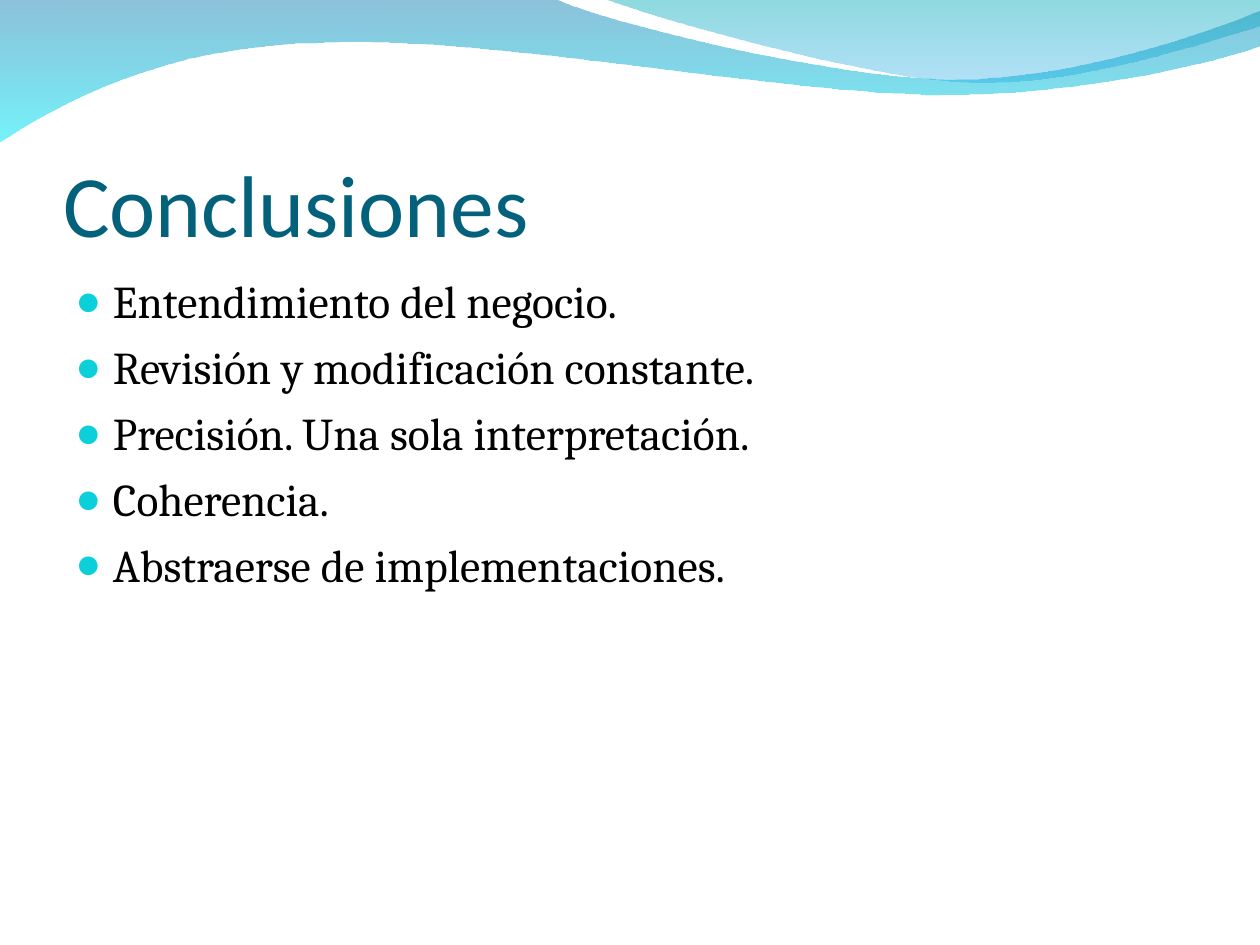
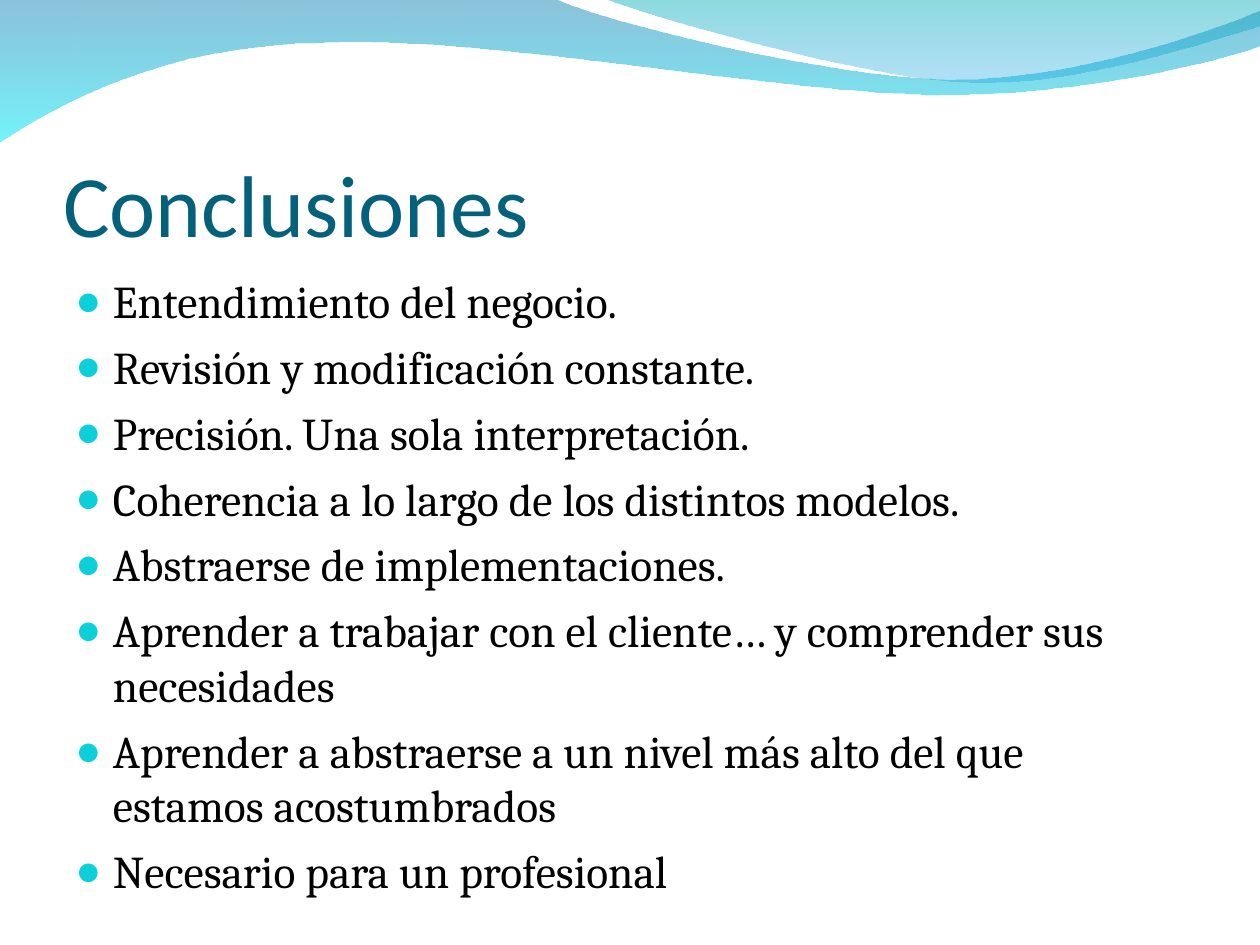
Before and after one commit to Bloodclot24/anainfo, a slide deck: slide 12 of Presentación anainfo.ppt. Drawn at 1260x945 pixels with LibreOffice and Linux fonts; fonts in the diff are those of the drawing; background and template pictures are left out. Boxes give left, top, right and bottom in pixels: in the first picture for what was removed or moved away, otherwise in the second. Text is boxed around its words. In the diff, an @@ line names an element or a change of style, - is before the commit and + after.

```diff
--- a/Presentación anainfo.ppt
+++ b/Presentación anainfo.ppt
@@ text at [113,484,959,526]: text changed @@
-● Coherencia.
+● Coherencia a lo largo de los distintos modelos.
@@ text at [113,615,1104,898]: paragraphs added @@
+● Aprender a trabajar con el cliente… y comprender sus necesidades
+● Aprender a abstraerse a un nivel más alto del que estamos acostumbrados
+● Necesario para un profesional
```
Also in this commit, not shown: 8 other slides changed.
